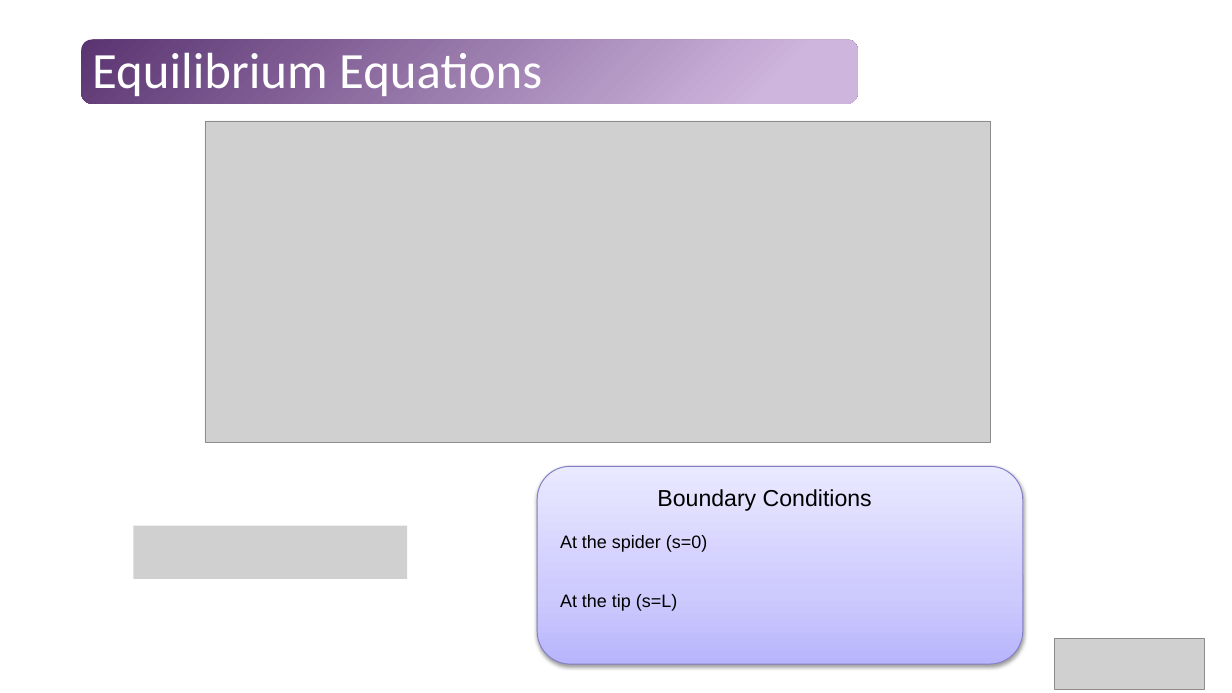
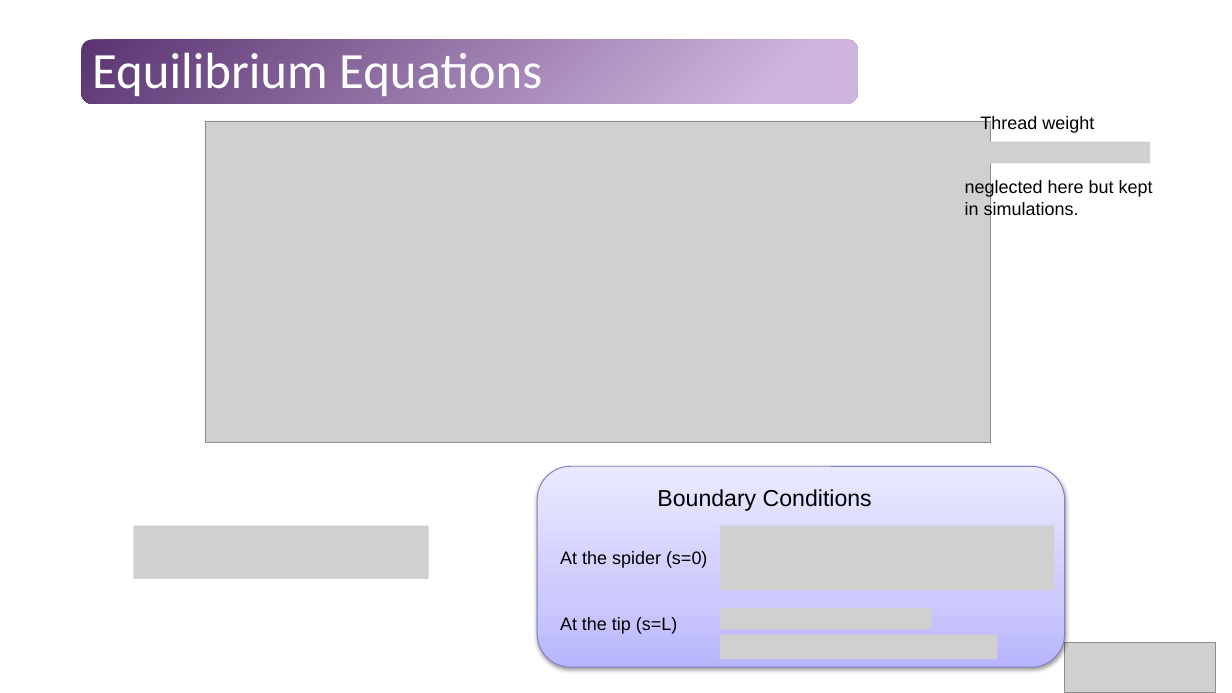
Before and after one commit to Tavi681/PoliPhysics, a slide deck: slide 10 of Tema 1/paper/Tema1.pptx. Drawn at 1232x693 pixels with LibreOffice and Linux fonts; fonts in the diff are those of the drawing; grey boxes stand for pictures. Boxes give left, top, right and bottom in pixels: in the first picture for what was removed or moved away, otherwise in the second. Text is boxed around its words. In the diff, an @@ line names an element or a change of style, - is before the commit and + after.

```diff
--- a/Tema 1/paper/Tema1.pptx
+++ b/Tema 1/paper/Tema1.pptx
@@ text added at (x1=980, y1=116, x2=1094, y2=133), 14 pt, text #000000 @@
+Thread weight
@@ picture added at (x1=958, y1=141, x2=1151, y2=164) @@
@@ text added at (x1=965, y1=179, x2=1153, y2=219), 14 pt, text #000000 @@
+neglected here but kept in simulations.
@@ rounded rectangle resized from (x1=537, y1=467, x2=1023, y2=665) to (x1=537, y1=467, x2=1065, y2=667) @@
@@ picture resized from (x1=133, y1=526, x2=407, y2=579) to (x1=133, y1=526, x2=429, y2=579) @@
@@ picture added at (x1=720, y1=526, x2=1055, y2=591) @@
@@ text "At the spider (s=0)" moved from (x1=560, y1=535, x2=707, y2=552) to (x1=560, y1=551, x2=707, y2=568) @@
@@ text "At the tip (s=L)" moved from (x1=560, y1=594, x2=677, y2=611) to (x1=560, y1=617, x2=677, y2=634) @@
@@ picture added at (x1=720, y1=608, x2=932, y2=630) @@
@@ picture added at (x1=720, y1=635, x2=997, y2=660) @@
@@ picture moved from (x1=1055, y1=640, x2=1205, y2=689) to (x1=1065, y1=642, x2=1215, y2=692) @@
```
Also in this commit, not shown: 2 other slides changed.
